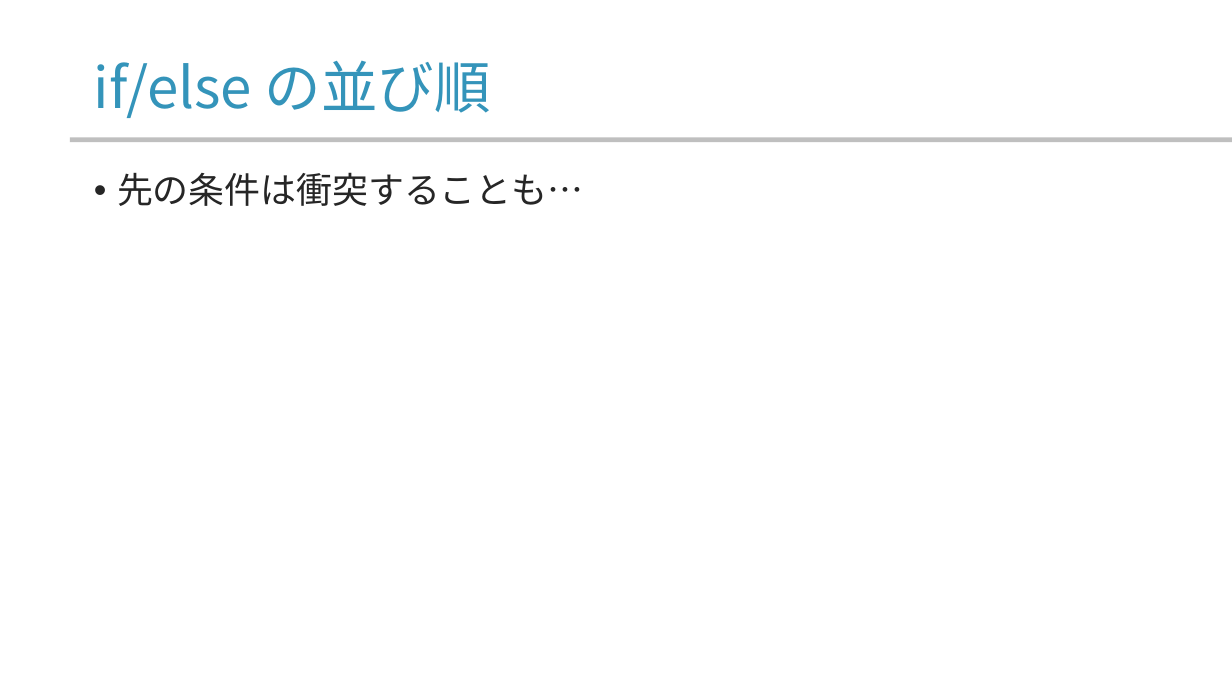
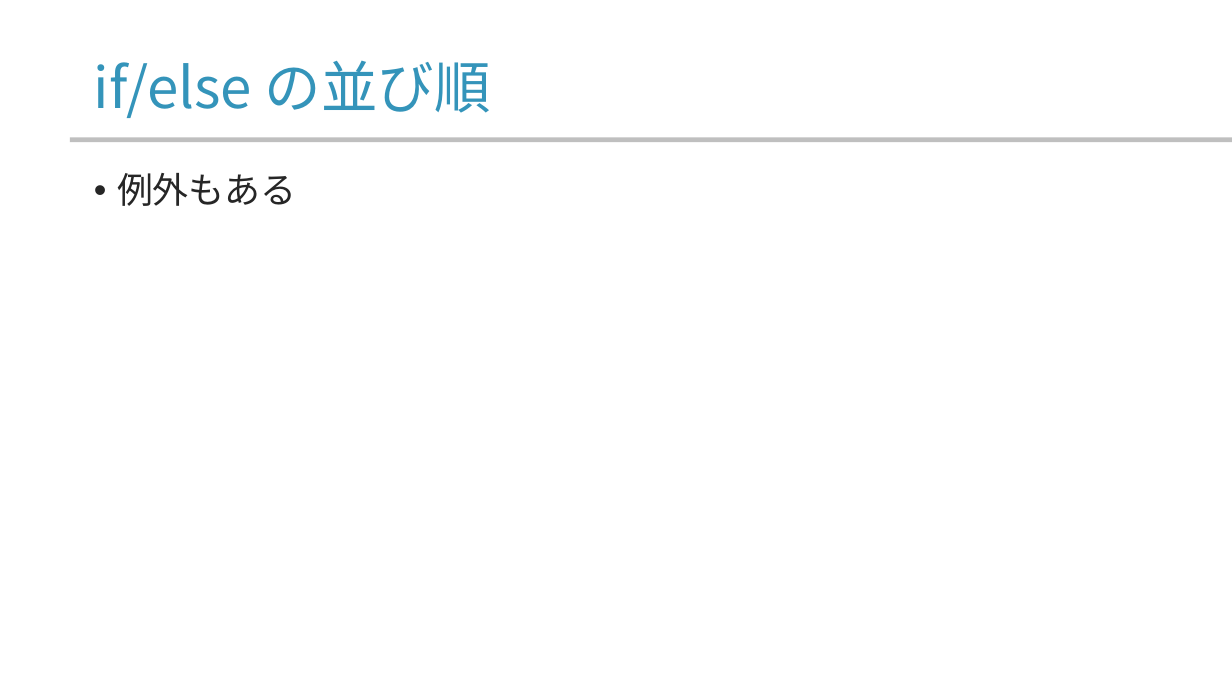
Before and after one commit to yamada-ai/java-prac, a slide deck: slide 17 of 07_ccontrol_flow_1.pptx (slide 16 before the commit). Drawn at 1232x693 pixels with LibreOffice and Linux fonts; fonts in the diff are those of the drawing; background and template pictures are left out. Boxes give left, top, right and bottom in pixels: in the first picture for what was removed or moved away, otherwise in the second. Text is boxed around its words. In the diff, an @@ line names an element or a change of style, - is before the commit and + after.

```diff
--- a/07_ccontrol_flow_1.pptx
+++ b/07_ccontrol_flow_1.pptx
@@ text at box(117, 173, 296, 206): text changed @@
-• 先の条件は衝突することも…
+• 例外もある
```
Also in this commit, not shown: 7 other slides changed, 10 slides added, 1 slide removed.
